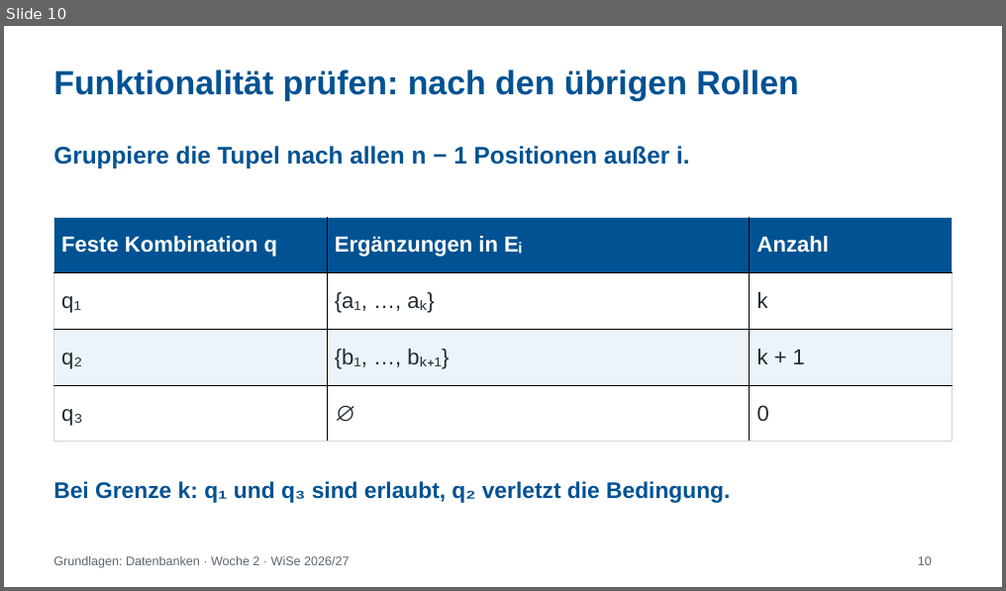
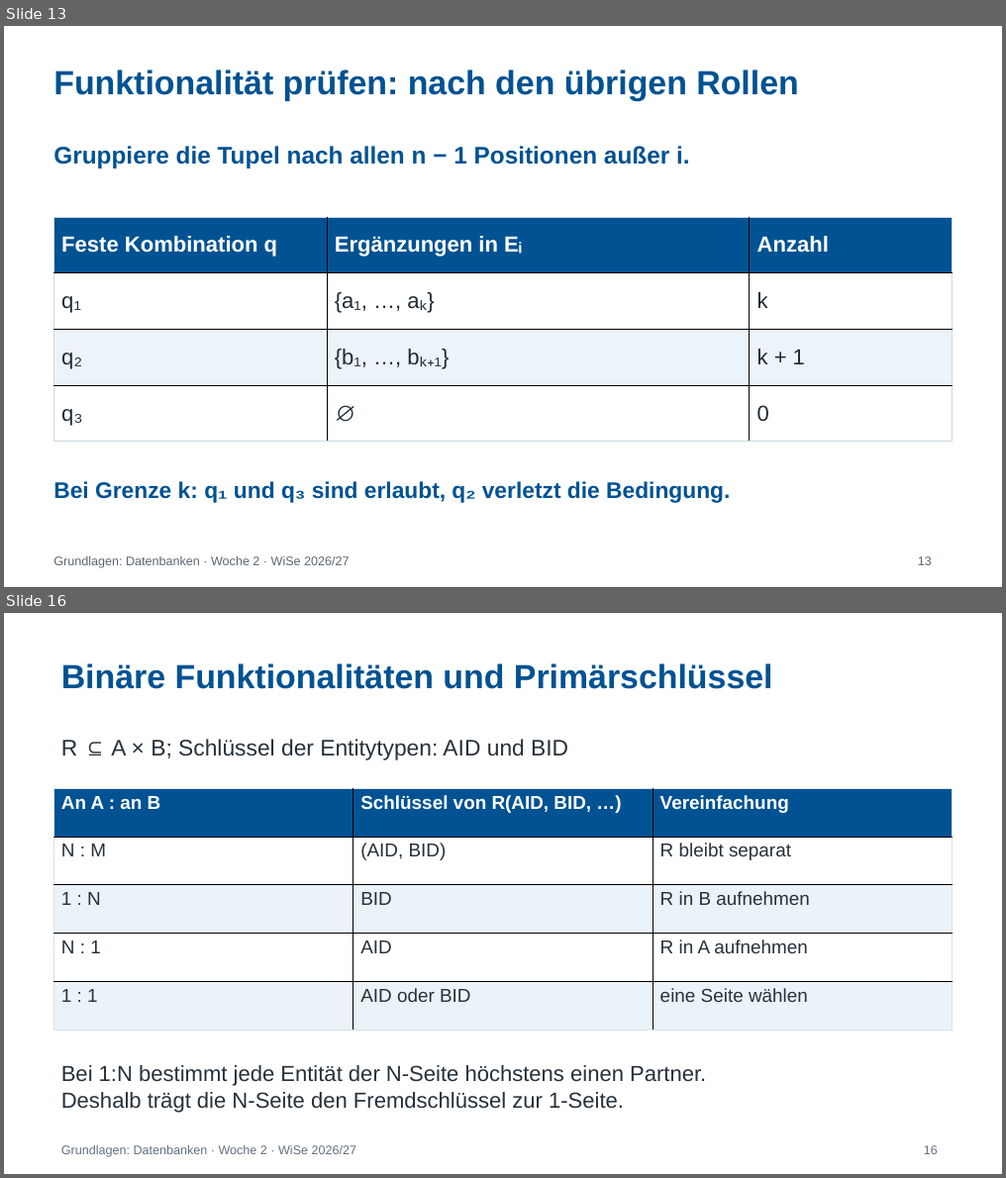
Before and after one commit to IlyaKats2005/GDB_2026-2027_Tutorium, a slide deck: folien/Woche_2_ER_Modell_Kardinalitaeten.pptx. Shown one above the other, each under a label of ours: slide 10 before the commit, slides 13 and 16 after it; the slides between them are not shown. The pictures are 1006x591 and 1006x1178 pixels, drawn with LibreOffice and Linux fonts; fonts in the diff are those of the drawing. Boxes give left, top, right and bottom in pixels: in the first picture for what was removed or moved away, otherwise in the second. Text is boxed around its words. In the diff, an @@ line names an element or a change of style, - is before the commit and + after.

```diff
--- a/folien/Woche_2_ER_Modell_Kardinalitaeten.pptx
+++ b/folien/Woche_2_ER_Modell_Kardinalitaeten.pptx
@@ slide 16 added at [4,613,1002,1174], background #FFFFFF @@
@@ text added at [61,663,773,689], 32.2 pt, text #005293, bold @@
+Binäre Funktionalitäten und Primärschlüssel
@@ text added at [61,739,568,761], 21.8 pt, text #26313B @@
+R ⊆ A × B; Schlüssel der Entitytypen: AID und BID
@@ table added at [54,788,952,1030], 5 rows, 3 columns @@
+An A : an B | Schlüssel von R(AID, BID, …) | Vereinfachung
+N : M | (AID, BID) | R bleibt separat
+1 : N | BID | R in B aufnehmen
+N : 1 | AID | R in A aufnehmen
+1 : 1 | AID oder BID | eine Seite wählen
@@ text added at [61,1065,706,1113], 21 pt, text #26313B @@
+Bei 1:N bestimmt jede Entität der N-Seite höchstens einen Partner.
+Deshalb trägt die N-Seite den Fremdschlüssel zur 1-Seite.
@@ text added at [61,1146,356,1157], 12 pt, text #607080 @@
+Grundlagen: Datenbanken · Woche 2 · WiSe 2026/27
@@ text added at [924,1146,938,1155], 12 pt, text #607080 @@
+16
@@ what was slide 10 is now slide 13 @@
@@ slide 13 changed as well @@
@@ text at [918,557,932,566]: text changed @@
-10
+13
```
Also in this commit, not shown: 14 other slides changed, 12 other slides added.
